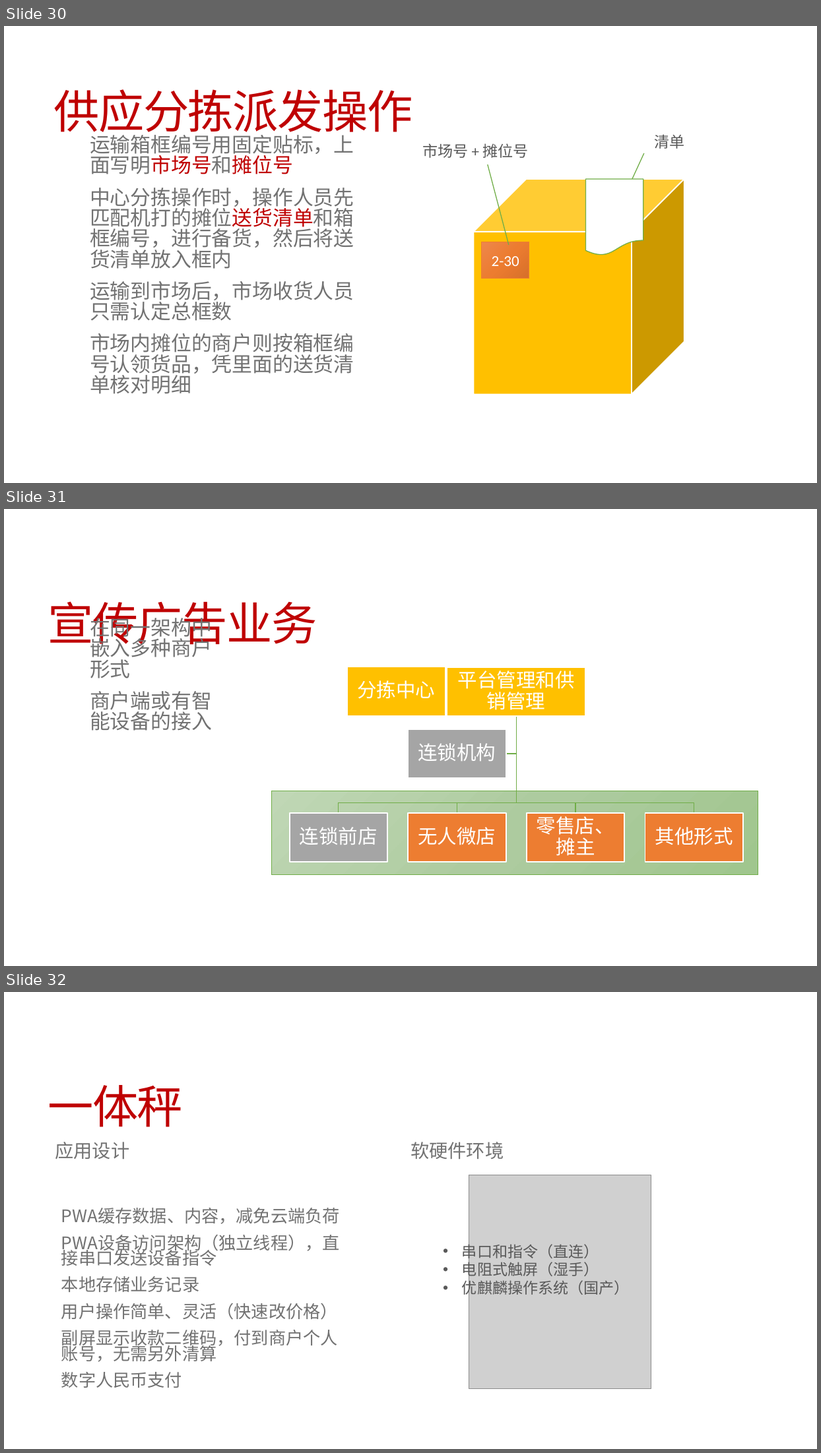
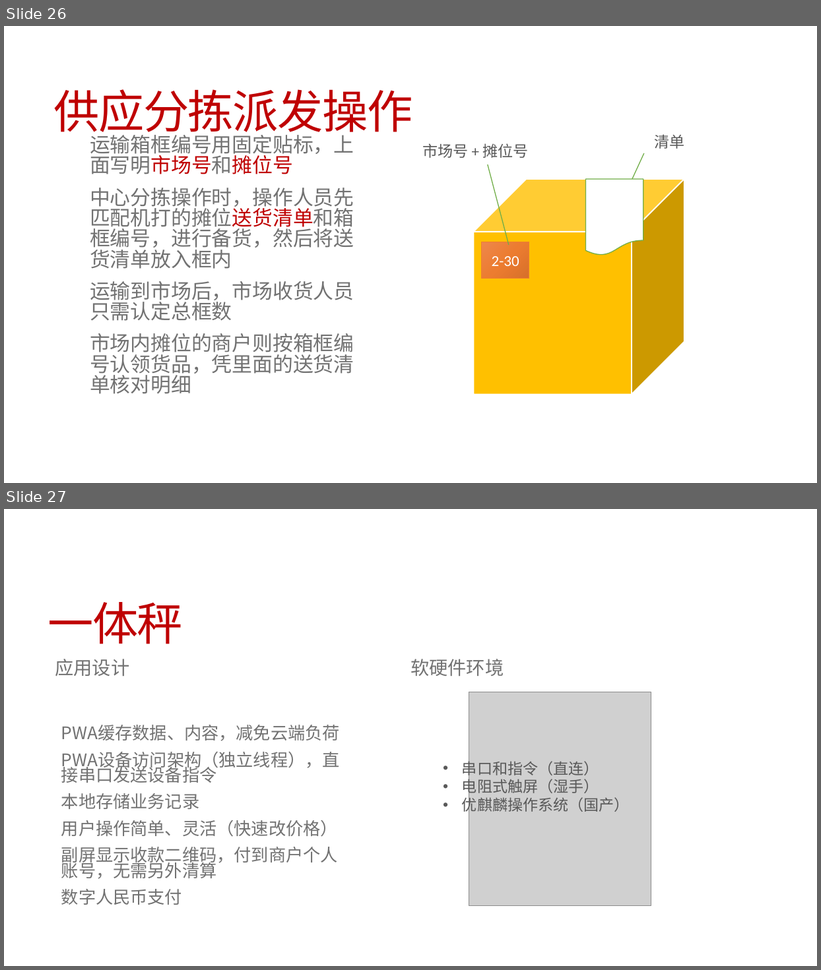
Before and after one commit to jzgi/chainsmart, a slide deck: Docs/品链供销平台.pptx. Shown one above the other, each under a label of ours: slides 30, 31 and 32 before the commit, slides 26 and 27 after it. The pictures are 821x1453 and 821x970 pixels, drawn with LibreOffice and Linux fonts; fonts in the diff are those of the drawing; grey boxes stand for pictures. Boxes give left, top, right and bottom in pixels: in the first picture for what was removed or moved away, otherwise in the second. Text is boxed around its words. In the diff, an @@ line names an element or a change of style, - is before the commit and + after.

```diff
--- a/Docs/品链供销平台.pptx
+++ b/Docs/品链供销平台.pptx
@@ slide 31 removed at (4,509,817,966), background #FFFFFF @@
@@ title removed at (48,601,317,652) @@
-宣传广告业务
@@ text removed at (90,615,212,731) @@
-  在同一架构中嵌入多种商户形式
-  商户端或有智能设备的接入
@@ group removed at (290,667,743,862): 7 rectangles, 7 texts, 5 freeform shapes @@
-分拣中心
-平台管理和供销管理
-连锁前店
-无人微店
-零售店、摊主
-其他形式
-连锁机构
@@ rectangle removed at (272,791,758,875) @@
@@ what was slide 30 is now slide 26 @@
@@ what was slide 32 is now slide 27 @@
```
Also in this commit, not shown: 2 slides added, 6 other slides removed, 6 other files.
